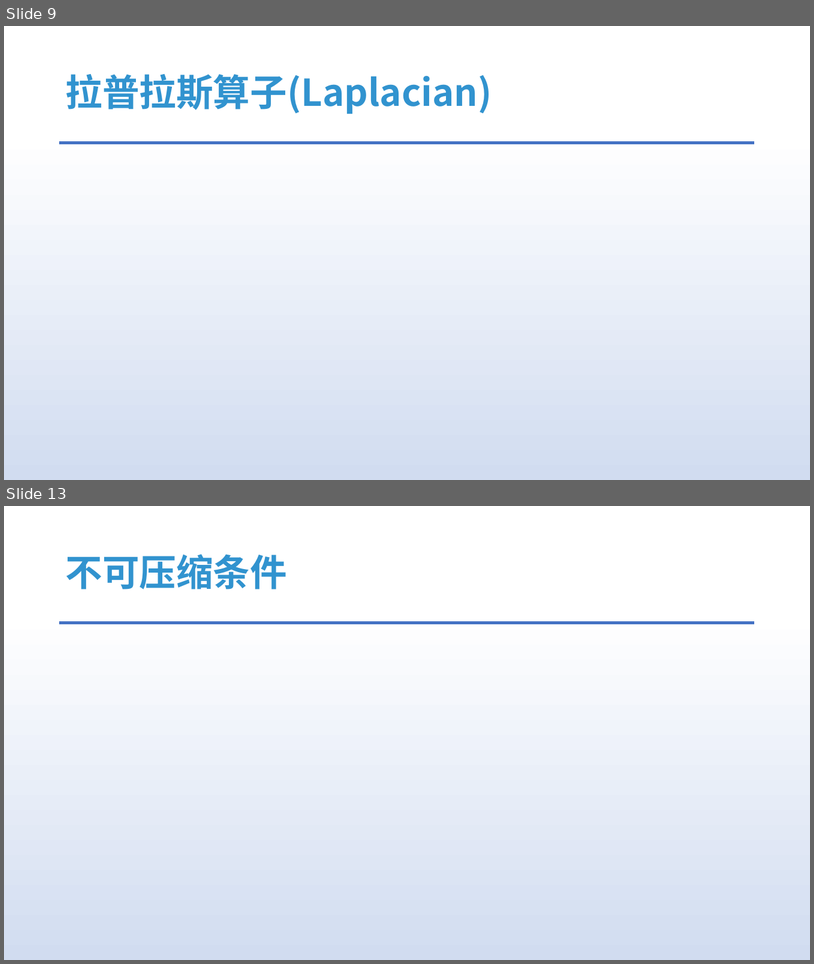
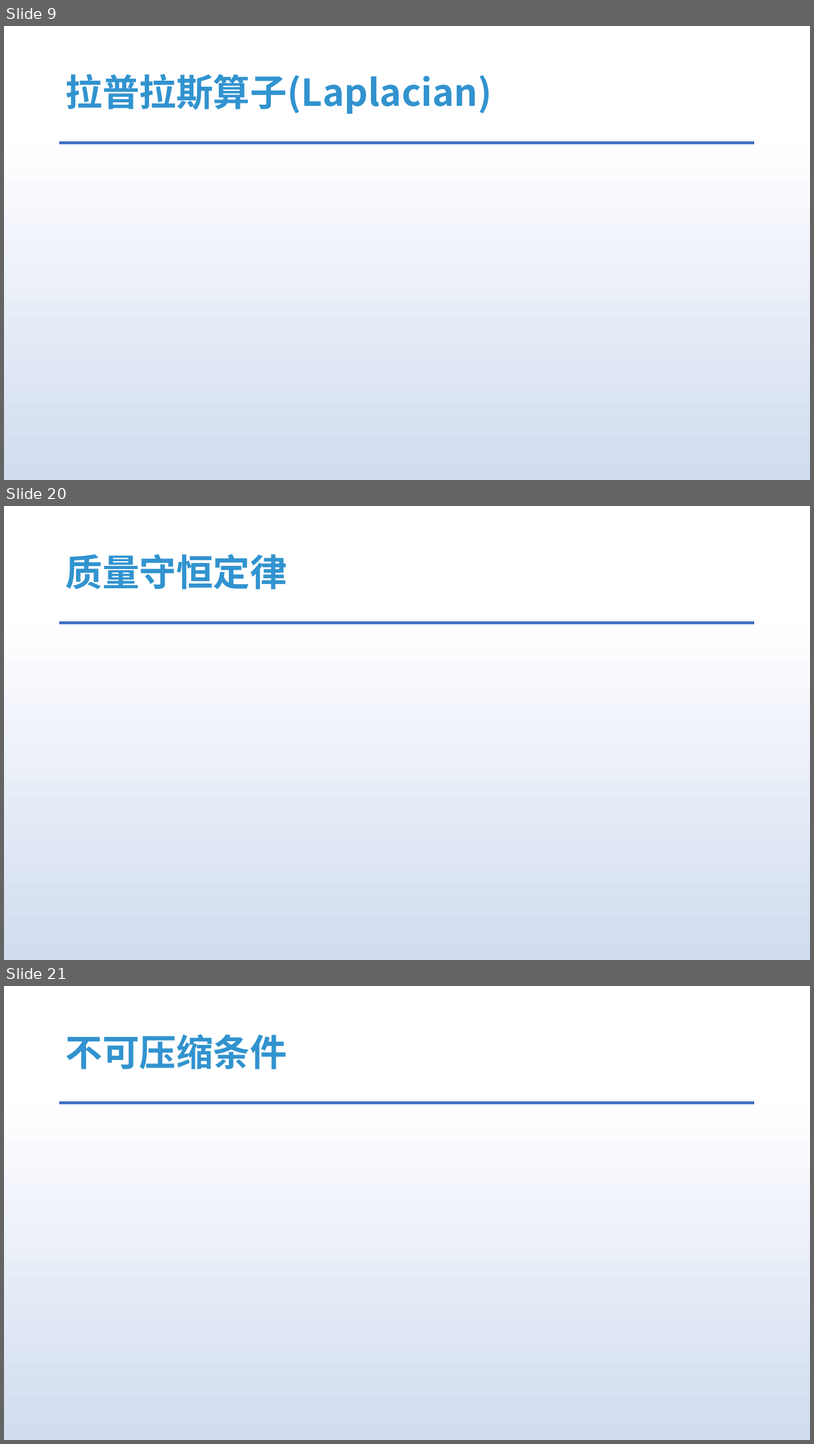
Before and after one commit to answerear/UnityFluid, a slide deck: doc/流体模拟入门分享.pptx. Shown one above the other, each under a label of ours: slides 9 and 13 before the commit, slides 9, 20 and 21 after it; the slides between them are not shown. The pictures are 814x964 and 814x1444 pixels, drawn with LibreOffice and Linux fonts; fonts in the diff are those of the drawing; grey boxes stand for pictures. Boxes give left, top, right and bottom in pixels: in the first picture for what was removed or moved away, otherwise in the second. Text is boxed around its words. In the diff, an @@ line names an element or a change of style, - is before the commit and + after.

```diff
--- a/doc/流体模拟入门分享.pptx
+++ b/doc/流体模拟入门分享.pptx
@@ slide 20 added at (4, 506, 810, 960), background gradient #FFFFFF to #D1DCF0 to #DAE3F3 to #ABC0E4 to #BECEEA to #C7D5ED; not listed: 1 template element that a slide beside it also shows @@
@@ title added at (65, 554, 287, 589), 44 pt, text #3193CF, bold @@
+质量守恒定律
@@ what was slide 13 is now slide 21 @@
```
Also in this commit, not shown: 3 slides changed, 9 other slides added, 1 slide removed.
